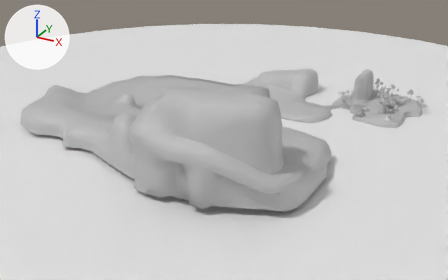
A saved change to the Blender file scenes/proto-world2.blend.
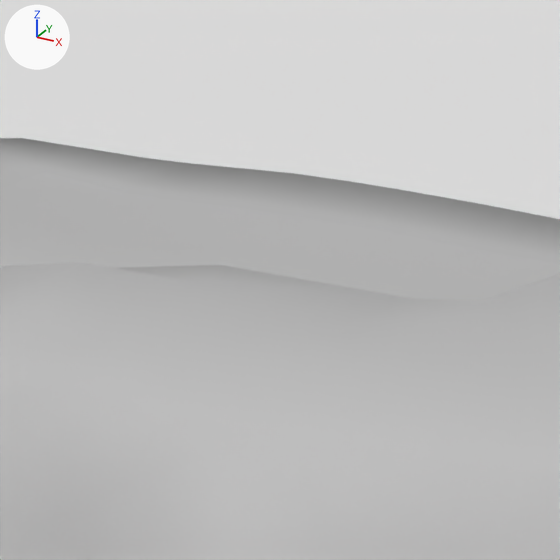
The first picture shows the older version from a camera (50 mm lens) standing at (62.0, -269.0, 107.0) and looking at (-61.0, -44.0, -6.0). The close-ups show both versions on the part from 38% to 50% of the width and 22% to 41% of the height of that picture; other places that the commit changed are outside them. Every picture has the same lights, and +X, +Y and +Z are marked at upper left.

The first close-up shows 'WalkMe', 'Water'.
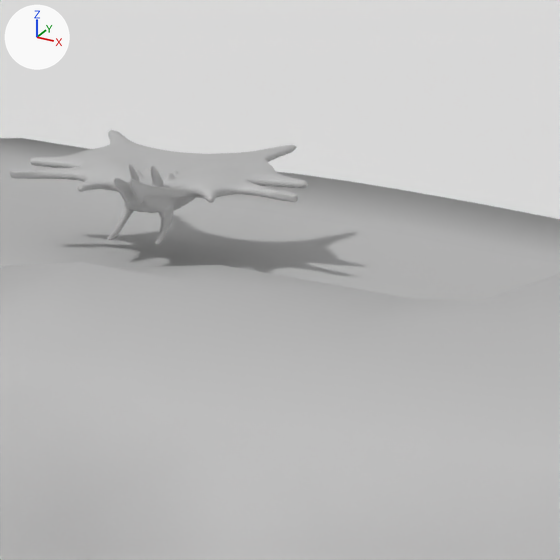
Where the change shows, as pixel boxes (x1, y1, x2, y2) in the close-ups (560 x 560 px):
'taranturlei', added: after (10, 130, 308, 245)

What the commit changed:
Material 'lambert1.003' (mat_lambert1_003) is new.
Its base color is (0.5, 0.5, 0.5) (grey #bcbcbc).
Its roughness is 0.553.
Mesh me_mesh_009 is new.
It has 1892 vertices, 1944 faces and spans x -3.55..4.24, y -4.55..4.55, z -0.55..1.77.
It uses material mat_lambert1_003 (grey #bcbcbc).
Object 'taranturlei' (ob_taranturlei) is new; it shows me_mesh_009.
Its location is (-105.34, -5.08, 3.95).
Its rotation in degrees is (0, 0, -76).
Its scale is (1.68, 1.68, 1.68).
